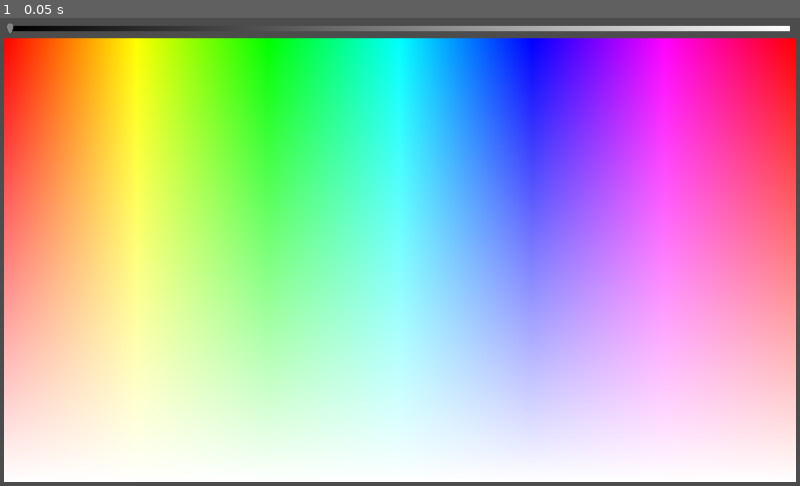
Above: before the commit, frame 1.
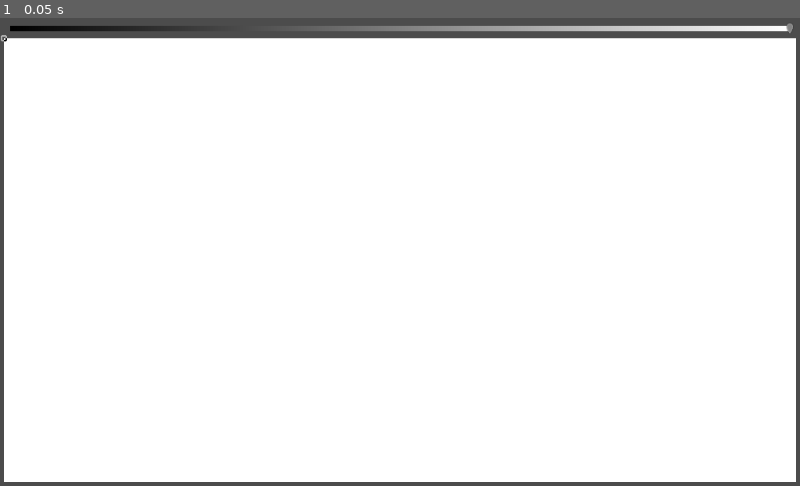
Above: after the commit, the same moment.

Repository: swip3798/BeatNeon
Game: Godot game, scene res://widgets/ColorPicker.tscn
Two runs of this game, one before a commit and one after it. Both use one fixed random seed, a clock stepped at 60 frames per second and the inputs below. This scene is started directly instead of the project's main scene.
Inputs:
- Up to frame 1 (0.05 s): no input

The runs differ from the first frame. In frame 1, 85% of the frame differs, in the area x 0-100%, y 1-91%.

Commit message:
Continued with ColorPicker

Diff:
--- /dev/null
+++ b/res/xor.shader
@@ -0,0 +1,8 @@
+shader_type canvas_item;
+
+void fragment() {
+	vec4 sprite = textureLod(TEXTURE, UV, 0.0);
+	vec4 background = textureLod(SCREEN_TEXTURE,SCREEN_UV,0.0);
+	vec4 result_color = vec4(abs(sprite.r - background.r), abs(sprite.g - background.g), abs(sprite.b - background.b), sprite.a);
+	COLOR = result_color;
+}
--- /dev/null
+++ b/widgets/BrightnessSlider.gd
@@ -0,0 +1,17 @@
+extends Control
+
+export var min_value: float = 0
+export var max_value: float = 100
+export var step: float = 1
+export var page: float = 0
+export var value: float = 0
+
+var slider: HSlider
+
+func _ready():
+	slider = get_node("HSlider")
+	slider.min_value = min_value
+	slider.max_value = max_value
+	slider.step = step
+	slider.page = page
+	slider.value = value
--- a/widgets/BrightnessSlider.tscn
+++ b/widgets/BrightnessSlider.tscn
@@ -1,35 +1,38 @@
-[gd_scene load_steps=6 format=2]
+[gd_scene load_steps=7 format=2]
 
-[ext_resource path="res://res/BrightnessSlider.shader" type="Shader" id=1]
+[ext_resource path="res://widgets/BrightnessSlider.gd" type="Script" id=1]
+[ext_resource path="res://res/BrightnessSlider.shader" type="Shader" id=2]
 
-[sub_resource type="ShaderMaterial" id=3]
-shader = ExtResource( 1 )
+[sub_resource type="ShaderMaterial" id=1]
+shader = ExtResource( 2 )
 
 [sub_resource type="ImageTexture" id=2]
 
-[sub_resource type="StyleBoxLine" id=4]
+[sub_resource type="StyleBoxLine" id=3]
 grow_begin = -8.0
 grow_end = -8.0
 thickness = 7
 
-[sub_resource type="StyleBoxLine" id=1]
+[sub_resource type="StyleBoxLine" id=4]
 thickness = 0
 
 [node name="BrightnessSlider" type="Control"]
 anchor_right = 1.0
 anchor_bottom = 1.0
+script = ExtResource( 1 )
 
 [node name="Background" type="HSlider" parent="."]
-material = SubResource( 3 )
+material = SubResource( 1 )
 anchor_right = 1.0
 anchor_bottom = 1.0
 custom_icons/grabber_disabled = SubResource( 2 )
-custom_styles/slider = SubResource( 4 )
+custom_styles/slider = SubResource( 3 )
 editable = false
 scrollable = false
+ticks_on_borders = true
 
 [node name="HSlider" type="HSlider" parent="."]
 anchor_right = 1.0
 anchor_bottom = 1.0
-custom_styles/slider = SubResource( 1 )
+custom_styles/slider = SubResource( 4 )
 ticks_on_borders = true
--- a/widgets/ColorPicker.gd
+++ b/widgets/ColorPicker.gd
@@ -1 +1,7 @@
 extends Control
+
+var selected_color: Color = Color(1, 0, 0)
+var brightness: float = 1.0
+
+func _on_HueRect_color_selected(color):
+	self.selected_color = color
--- a/widgets/ColorPicker.tscn
+++ b/widgets/ColorPicker.tscn
@@ -26,6 +26,9 @@
 size_flags_horizontal = 3
 size_flags_vertical = 3
 size_flags_stretch_ratio = 0.03
+max_value = 1.0
+step = 0.001
+value = 1.0
 
 [node name="HueRect" parent="VBoxContainer" instance=ExtResource( 3 )]
 anchor_right = 0.0
@@ -34,3 +37,4 @@
 margin_right = 1014.0
 margin_bottom = 590.0
 size_flags_vertical = 3
+[connection signal="color_selected" from="VBoxContainer/HueRect" to="." method="_on_HueRect_color_selected"]
--- /dev/null
+++ b/widgets/HueRect.gd
@@ -0,0 +1,32 @@
+extends ColorRect
+
+var dragging: bool = false
+var selector: Sprite
+
+signal color_selected(color)
+
+func _ready():
+	selector = get_node("Selector")
+
+
+func _on_HueRect_gui_input(event):
+	if event is InputEventMouseButton:
+		if event.button_index == BUTTON_LEFT:
+			dragging = event.pressed
+			if dragging:
+				move_selector()
+	elif event is InputEventMouseMotion and dragging:
+		move_selector()
+
+func move_selector():
+	var pos: Vector2 = get_local_mouse_position()
+	var size: Vector2 = get_rect().size
+	pos = Vector2(min(pos.x, size.x), min(pos.y, size.y))
+	pos = Vector2(max(pos.x, 0), max(pos.y, 0))
+	selector.set_position(pos)
+	emit_signal("color_selected", get_selected_color())
+
+
+func get_selected_color():
+	var rel_pos = selector.get_position() / get_rect().size
+	return Color.from_hsv(rel_pos.x, 1.0 - rel_pos.y, 1.0)
--- a/widgets/HueRect.tscn
+++ b/widgets/HueRect.tscn
@@ -1,11 +1,47 @@
-[gd_scene load_steps=3 format=2]
+[gd_scene load_steps=7 format=2]
 
-[ext_resource path="res://res/HueRect.shader" type="Shader" id=1]
+[ext_resource path="res://widgets/HueRect.gd" type="Script" id=1]
+[ext_resource path="res://res/xor.shader" type="Shader" id=2]
+[ext_resource path="res://res/selector.png" type="Texture" id=3]
+
+[sub_resource type="VisualShader" id=3]
+code = "shader_type canvas_item;
+
+
+
+void vertex() {
+// Output:0
+
+}
+
+void fragment() {
+// Output:0
+
+}
+
+void light() {
+// Output:0
+
+}
+"
+graph_offset = Vector2( -101, -9 )
+mode = 1
+flags/light_only = false
+nodes/fragment/0/position = Vector2( 640, 140 )
+
+[sub_resource type="ShaderMaterial" id=1]
+shader = SubResource( 3 )
 
 [sub_resource type="ShaderMaterial" id=2]
-shader = ExtResource( 1 )
+shader = ExtResource( 2 )
 
 [node name="HueRect" type="ColorRect"]
-material = SubResource( 2 )
+material = SubResource( 1 )
 anchor_right = 1.0
 anchor_bottom = 1.0
+script = ExtResource( 1 )
+
+[node name="Selector" type="Sprite" parent="."]
+material = SubResource( 2 )
+texture = ExtResource( 3 )
+[connection signal="gui_input" from="." to="." method="_on_HueRect_gui_input"]
Binary file added: res/selector.png
